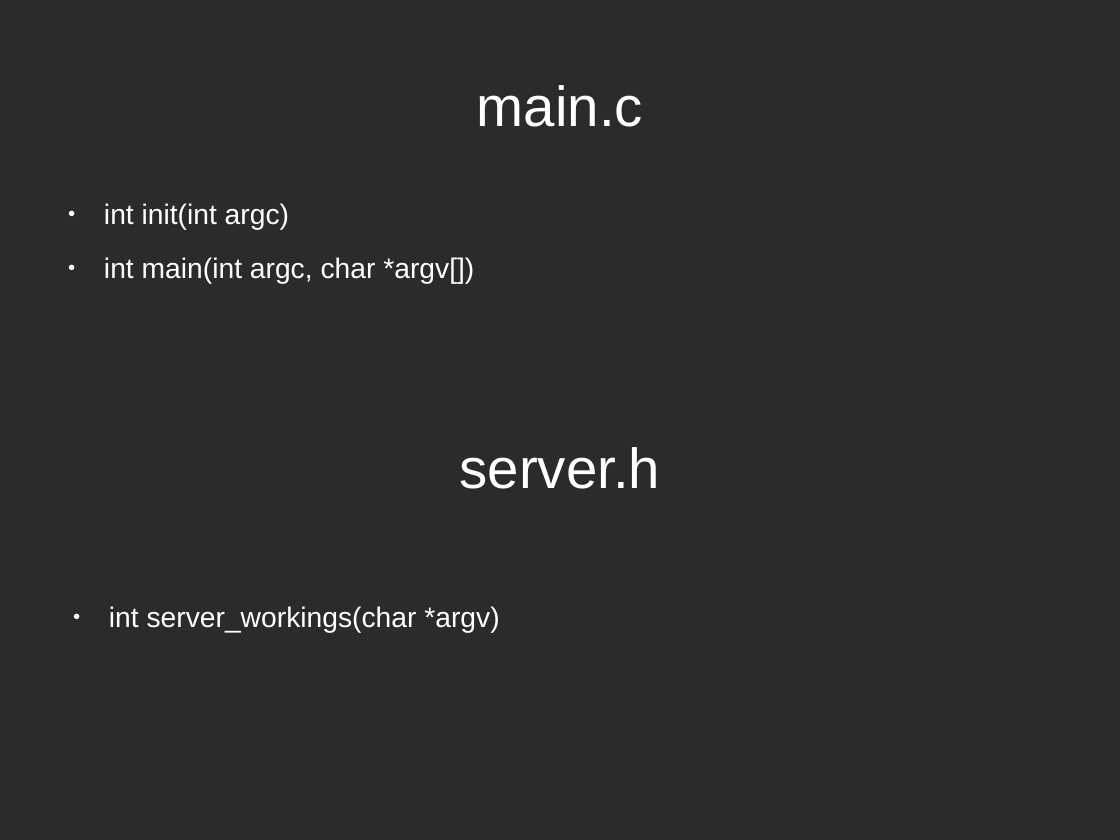
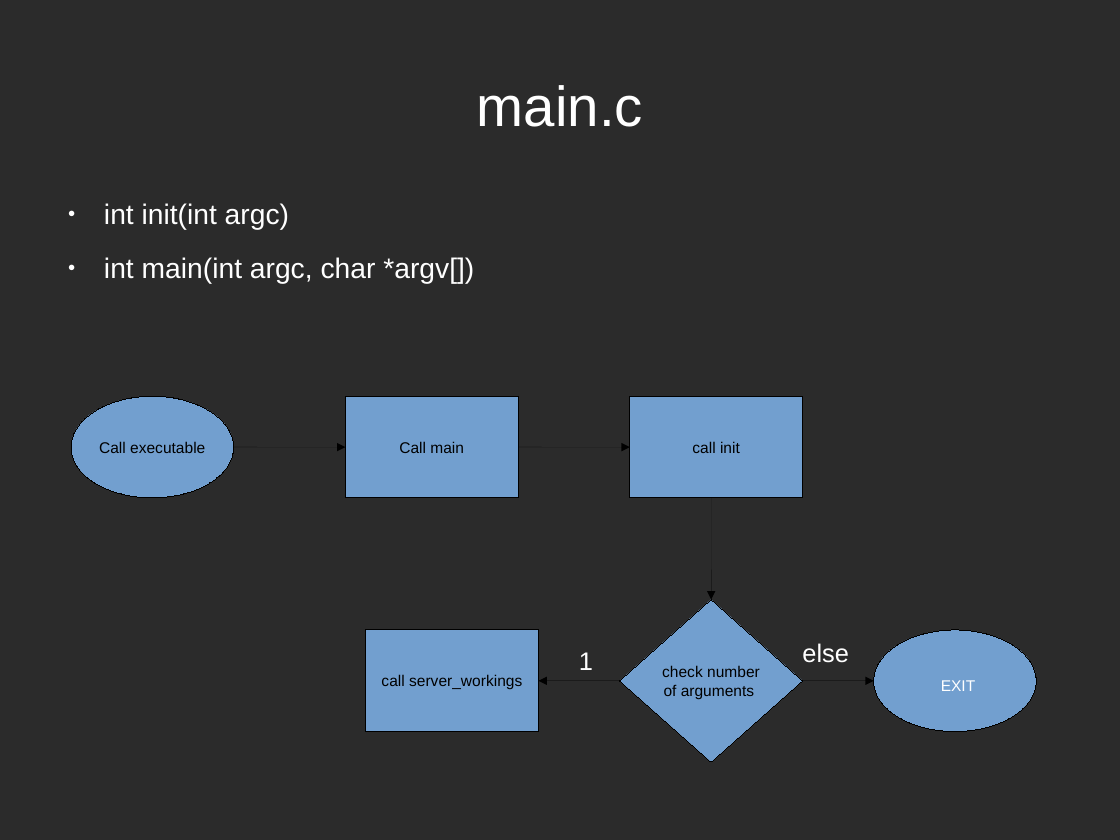
Before and after one commit to r0ck3r008/sdn-proj, a slide deck: slide 7 of review.odp (slide 5 before the commit). Drawn at 1120x840 pixels with LibreOffice and Linux fonts; fonts in the diff are those of the drawing; background and template pictures are left out; a plain dark background stands for a picture behind light text. Boxes give left, top, right and bottom in pixels: in the first picture for what was removed or moved away, otherwise in the second. Text is boxed around its words. In the diff, an @@ line names an element or a change of style, - is before the commit and + after.

```diff
--- a/review.odp
+++ b/review.odp
@@ ellipse added at (71, 396, 234, 498), fill #729FCF, outline #000000 0 pt, 11 pt, text #000000 @@
+Call executable
@@ rectangle added at (346, 396, 518, 498), fill #729FCF, outline #000000 0 pt, 11 pt, text #000000 @@
+Call main
@@ rectangle added at (630, 396, 803, 498), fill #729FCF, outline #000000 0 pt, 11 pt, text #000000 @@
+call init
@@ arrow added from (234, 447) to (346, 447), #000000 0 pt @@
@@ title removed at (460, 447, 661, 489) @@
-server.h
@@ arrow added from (518, 447) to (630, 447), #000000 0 pt @@
@@ arrow added from (711, 498) to (711, 600), #000000 0 pt @@
@@ text removed at (109, 606, 499, 633) @@
-● int server_workings(char *argv)
@@ diamond added at (620, 600, 803, 762), fill #729FCF, outline #000000 0 pt, 11 pt, text #000000 @@
+check number
+of arguments
@@ rectangle added at (366, 630, 539, 732), fill #729FCF, outline #000000 0 pt, 11 pt, text #000000 @@
+call server_workings
@@ text added at (579, 652, 593, 670), 18 pt, text #FFFFFF @@
+1
@@ text added at (802, 643, 849, 663), 18 pt, text #FFFFFF @@
+else
@@ ellipse added at (874, 630, 1037, 732), fill #729FCF, outline #000000 0 pt @@
@@ arrow added from (620, 681) to (539, 681), #000000 0 pt @@
@@ arrow added from (803, 681) to (874, 681), #000000 0 pt @@
@@ text added at (941, 680, 975, 691), 11 pt, text #FFFFFF @@
+EXIT
```
Also in this commit, not shown: 3 other slides changed, 17 slides added, 5 slides removed, 1 other file.
